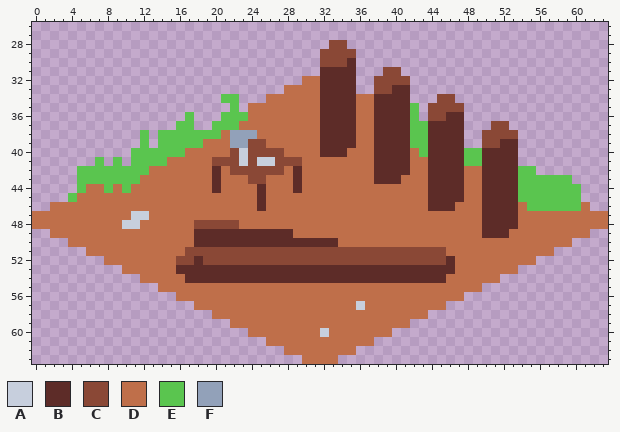
Pixel-art sprite -- Assets/Tiles/timberpile.png. That is the earlier state.
The file is 64x64 pixels. Shown: x 0..63, y 26..63.
Palette (. is transparent): A #c7cfdd  B #5d2c28  C #8a4836  D #bf6f4a  E #5ac54f  F #92a1b9
Pixels before (only the part around the change), first column x 16:
30 ................CCCB
31 ................BBBB
32 ..............DDBBBB
33 ............DDDDBBBB
34 .....EE...DDDDDDBBBB
35 ......E.DDDDDDDDBBBB
36 .E...EEEDDDDDDDDBBBB
37 EE..EEEDDDDDDDDDBBBB
38 EEEEEDFFFDDDDDDDBBBB
39 EEEDDDFFCCDDDDDDBBBB
40 EDDDDDCACCCCDDDDBBBD
41 DDDDCCCACAACCCDDDDDD
42 DDDDBDCCCCCCDBDDDDDD
43 DDDDBDDDCCDDDBDDDDDD
44 DDDDBDDDDBDDDBDDDDDD
45 DDDDDDDDDBDDDDDDDDDD
46 DDDDDDDDDBDDDDDDDDDD
47 DDDDDDDDDDDDDDDDDDDD
48 DDCCCCCDDDDDDDDDDDDD
49 DDBBBBBBBBBBBDDDDDDD
50 DDBBBBBBBBBBBBBBBBDD
And afterwards:
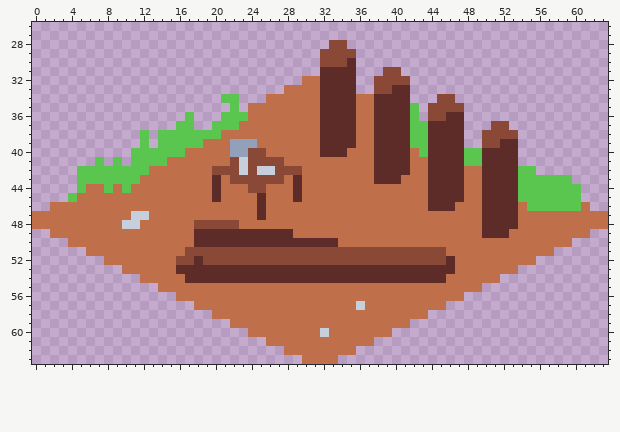
Changes in this commit:
Changed rows in their new state; - is an unchanged pixel.
first column x 20:
38 --DDD-----
39 ----FD----
40 --FF--DD--
41 DD---CC-DD
42 CC-A-AA-CC
43 --CC--CC--
44 ----CC----
45 B--------B
47 -----B----
Pixel boxes of the changes (left, top, right, bottom) in both pictures:
changed: (212, 130, 302, 220)
